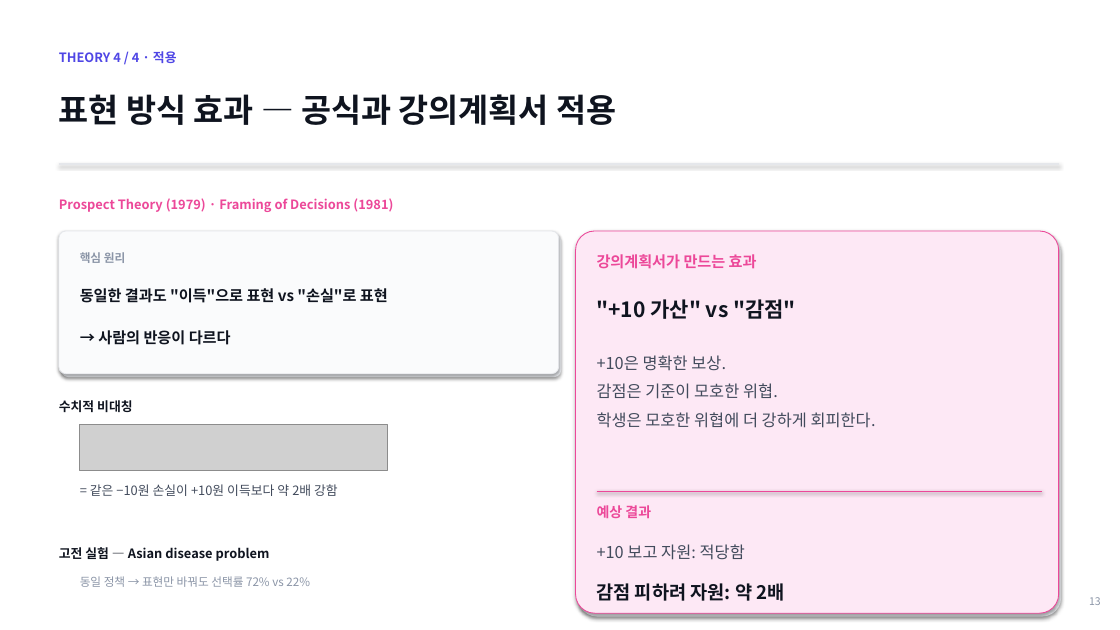
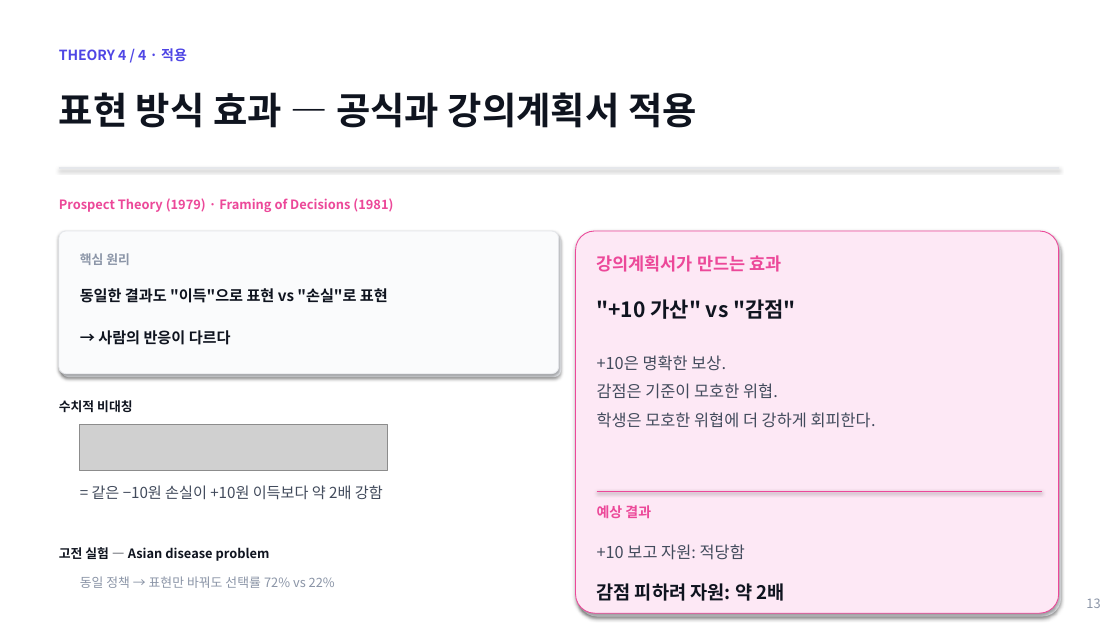
Before and after one commit to lshpy/imen315-syllabus-meta, a slide deck: slide 13 of team_project/kickoff_2026-05-11.pptx. Drawn at 1120x630 pixels with LibreOffice and Linux fonts; fonts in the diff are those of the drawing; grey boxes stand for pictures. Boxes give left, top, right and bottom in pixels: in the first picture for what was removed or moved away, otherwise in the second. Text is boxed around its words. In the diff, an @@ line names an element or a change of style, - is before the commit and + after.

```diff
--- a/team_project/kickoff_2026-05-11.pptx
+++ b/team_project/kickoff_2026-05-11.pptx
@@ text "THEORY 4 / 4 · ..." at (59, 48, 187, 62): size 11 to 12 pt @@
@@ text "표현 방식 효과 — 공식과 ..." at (59, 92, 697, 128): size 28 to 32 pt @@
@@ line moved from (59, 164) - (1059, 164) to (59, 168) - (1059, 168) @@
@@ text "핵심 원리" at (80, 253, 130, 265): size 10 to 11 pt @@
@@ text "강의계획서가 만드는 효과" at (597, 255, 781, 272): size 13 to 15 pt @@
@@ text "= 같은 −10원 손실이 +10원 ..." at (92, 485, 383, 500): size 11 to 13 pt @@
@@ text "동일 정책 → 표현만 바꿔도 ..." at (80, 576, 335, 588): size 10 to 11 pt @@
@@ text "13" at (1086, 598, 1100, 608): size 9 to 11 pt @@
```
Also in this commit, not shown: 26 other slides changed, 1 other file.
